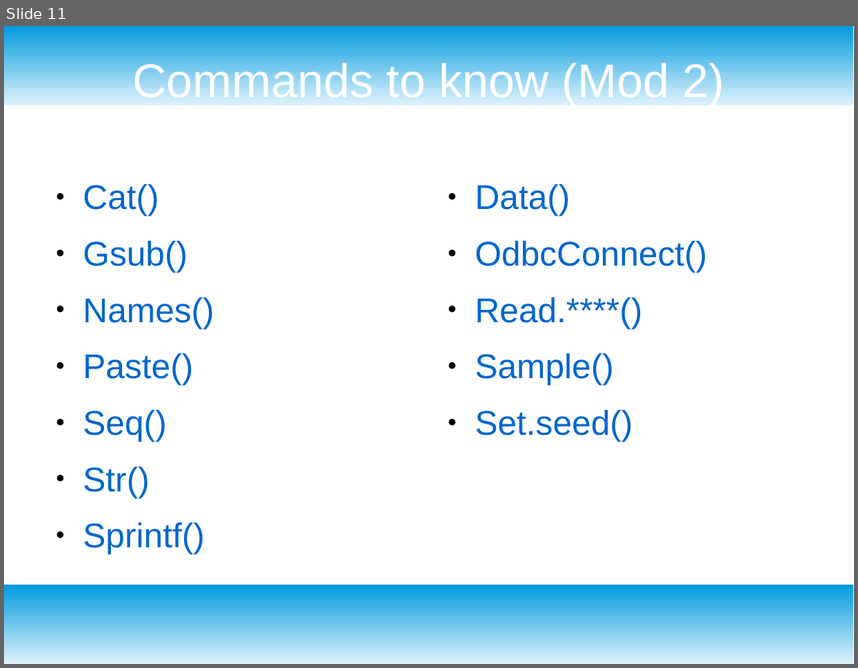
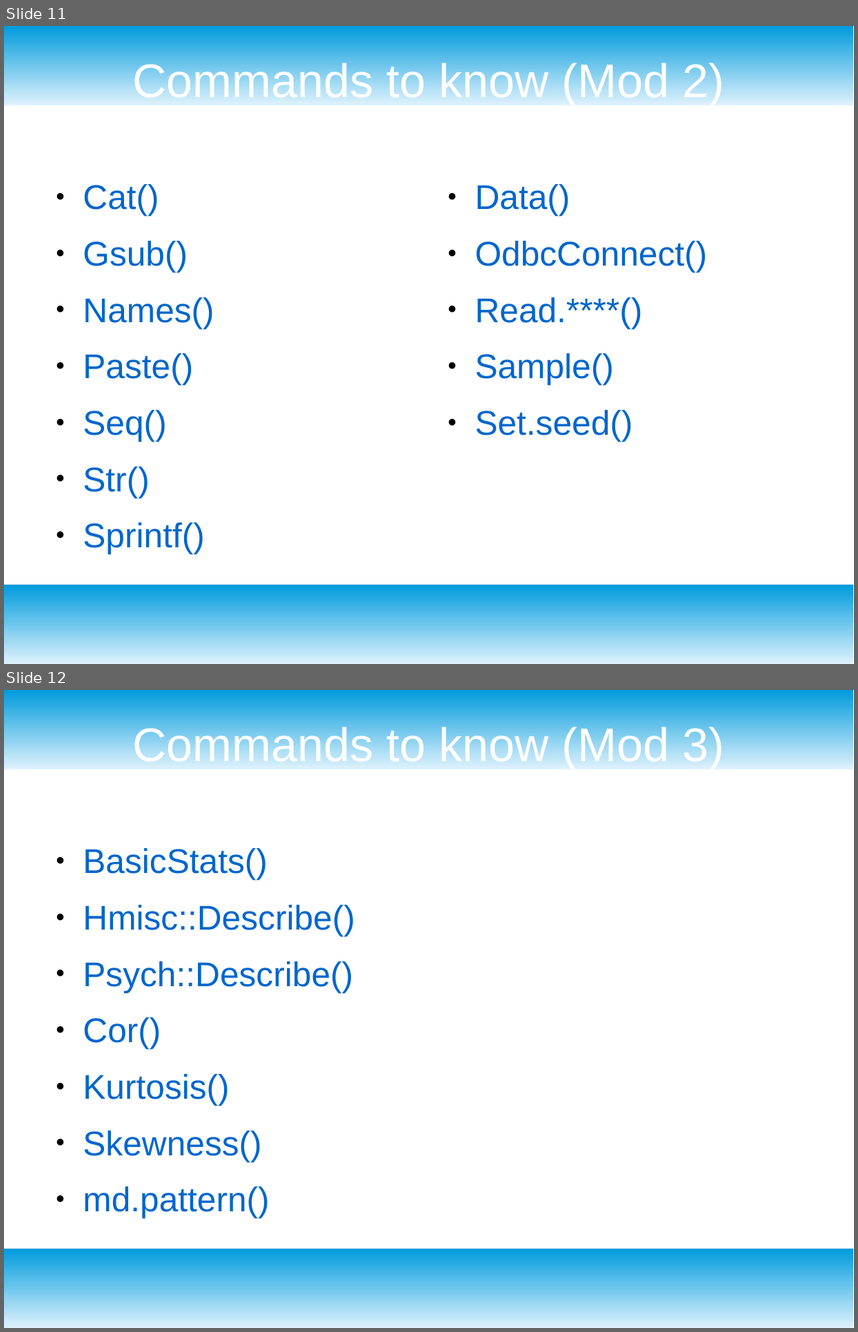
Before and after one commit to msurdek/School, a slide deck: DAT 640 Predictive Analytics/R and Rattle Cheat Sheet.odp. Shown one above the other, each under a label of ours: slide 11 before the commit, slides 11 and 12 after it. The pictures are 858x668 and 858x1332 pixels, drawn with LibreOffice and Linux fonts; fonts in the diff are those of the drawing. Boxes give left, top, right and bottom in pixels: in the first picture for what was removed or moved away, otherwise in the second. Text is boxed around its words. In the diff, an @@ line names an element or a change of style, - is before the commit and + after.

```diff
--- a/DAT 640 Predictive Analytics/R and Rattle Cheat Sheet.odp
+++ b/DAT 640 Predictive Analytics/R and Rattle Cheat Sheet.odp
@@ slide 12 added at [4,690,854,1328], background #FFFFFF; not listed: 2 template elements that a slide beside it also shows @@
@@ title added at [133,723,724,769], 44 pt, text #FFFFFF @@
+Commands to know (Mod 3)
@@ text added at [83,848,355,1218], 32 pt, text #0066CC @@
+● BasicStats()
+● Hmisc::Describe()
+● Psych::Describe()
+● Cor()
+● Kurtosis()
+● Skewness()
+● md.pattern()
```
Also in this commit, not shown: 2 other files.
